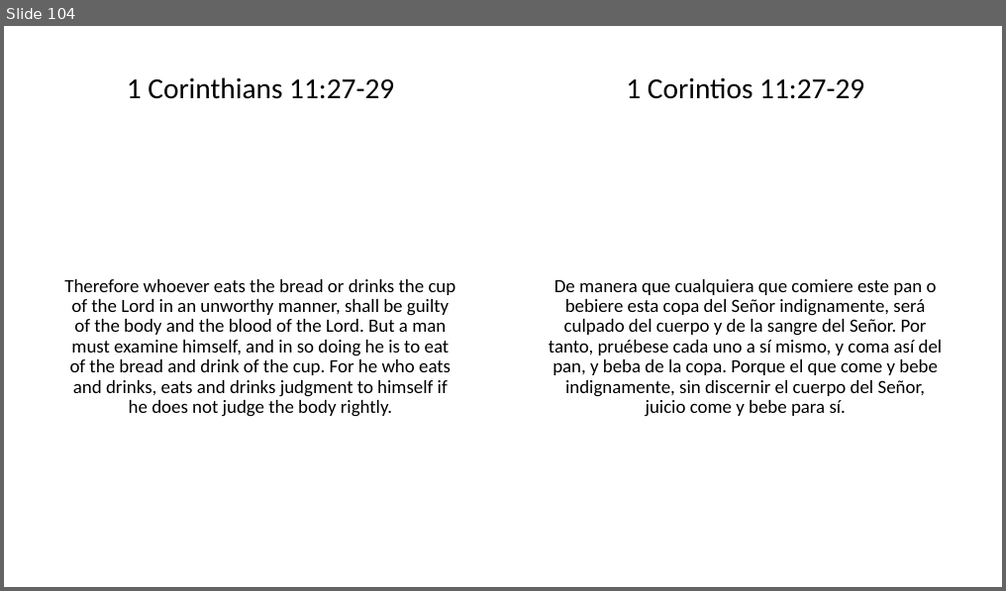
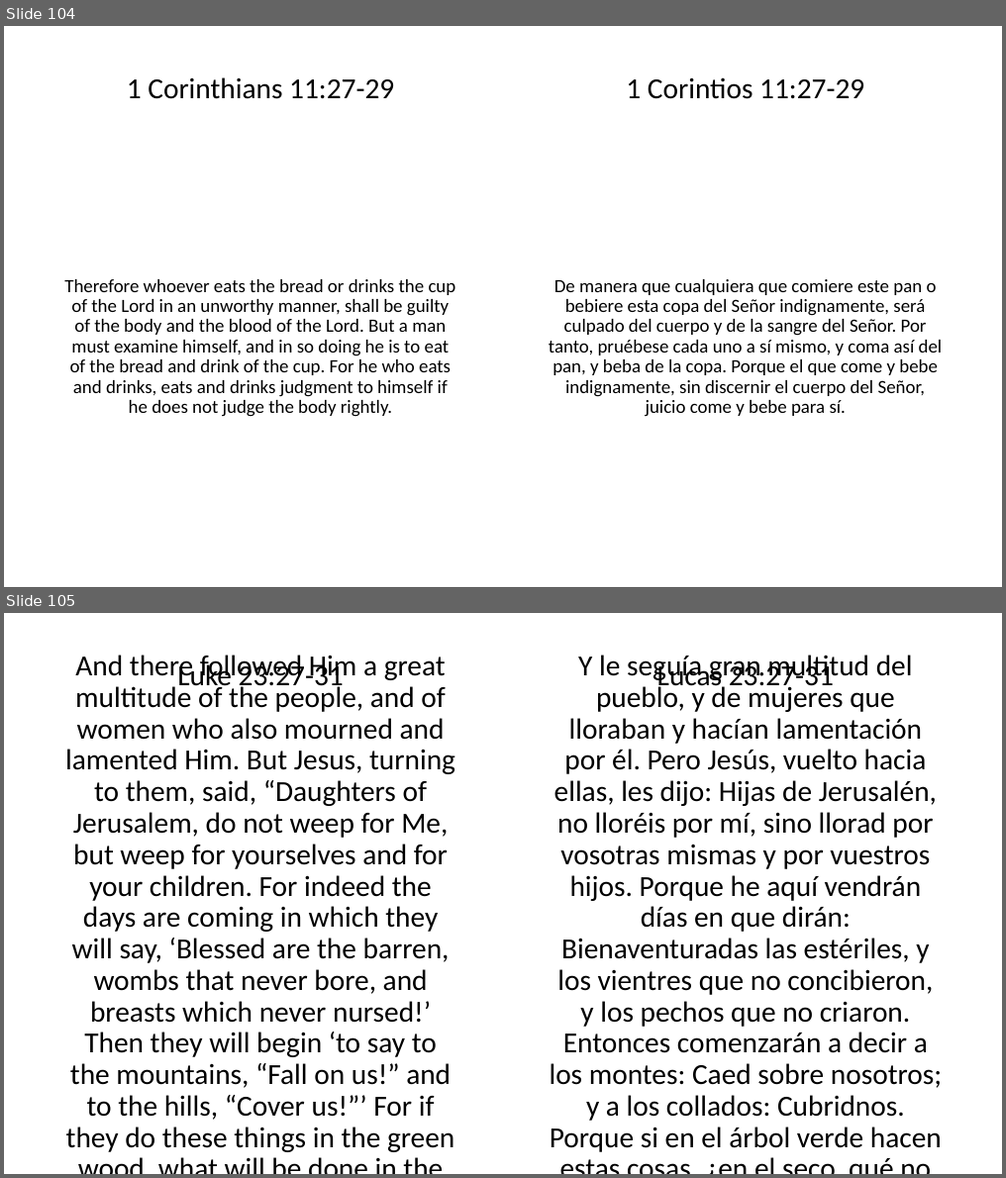
Before and after one commit to btmann/church-service-generator, a slide deck: assets/readings-supper.pptx. Shown one above the other, each under a label of ours: slide 104 before the commit, slides 104 and 105 after it. The pictures are 1006x591 and 1006x1178 pixels, drawn with LibreOffice and Linux fonts; fonts in the diff are those of the drawing. Boxes give left, top, right and bottom in pixels: in the first picture for what was removed or moved away, otherwise in the second. Text is boxed around its words. In the diff, an @@ line names an element or a change of style, - is before the commit and + after.

```diff
--- a/assets/readings-supper.pptx
+++ b/assets/readings-supper.pptx
@@ slide 105 added at <box>4,613,1002,1174</box>, background #FFFFFF @@
@@ text added at <box>65,655,455,1153</box>, 28 pt, text #000000 @@
+And there followed Him a great multitude of the people, and of women who also mourned and lamented Him. But Jesus, turning to them, said, “Daughters of Jerusalem, do not weep for Me, but weep for yourselves and for your children. For indeed the days are coming in which they will say, ‘Blessed are the barren, wombs that never bore, and breasts which never nursed!’ Then they will begin ‘to say to the mountains, “Fall on us!” and to the hills, “Cover us!”’ For if they do these things in the green wood, what will be done in the dry?”
@@ text added at <box>177,661,344,692</box>, 28 pt, text #000000 @@
+Luke 23:27-31
@@ text added at <box>549,655,942,1153</box>, 28 pt, text #000000 @@
+Y le seguía gran multitud del pueblo, y de mujeres que lloraban y hacían lamentación por él. Pero Jesús, vuelto hacia ellas, les dijo: Hijas de Jerusalén, no lloréis por mí, sino llorad por vosotras mismas y por vuestros hijos. Porque he aquí vendrán días en que dirán: Bienaventuradas las estériles, y los vientres que no concibieron, y los pechos que no criaron. Entonces comenzarán a decir a los montes: Caed sobre nosotros; y a los collados: Cubridnos. Porque si en el árbol verde hacen estas cosas, ¿en el seco, qué no se hará?
@@ text added at <box>657,661,834,692</box>, 28 pt, text #000000 @@
+Lucas 23:27-31
```
Also in this commit, not shown: 2 other files.
